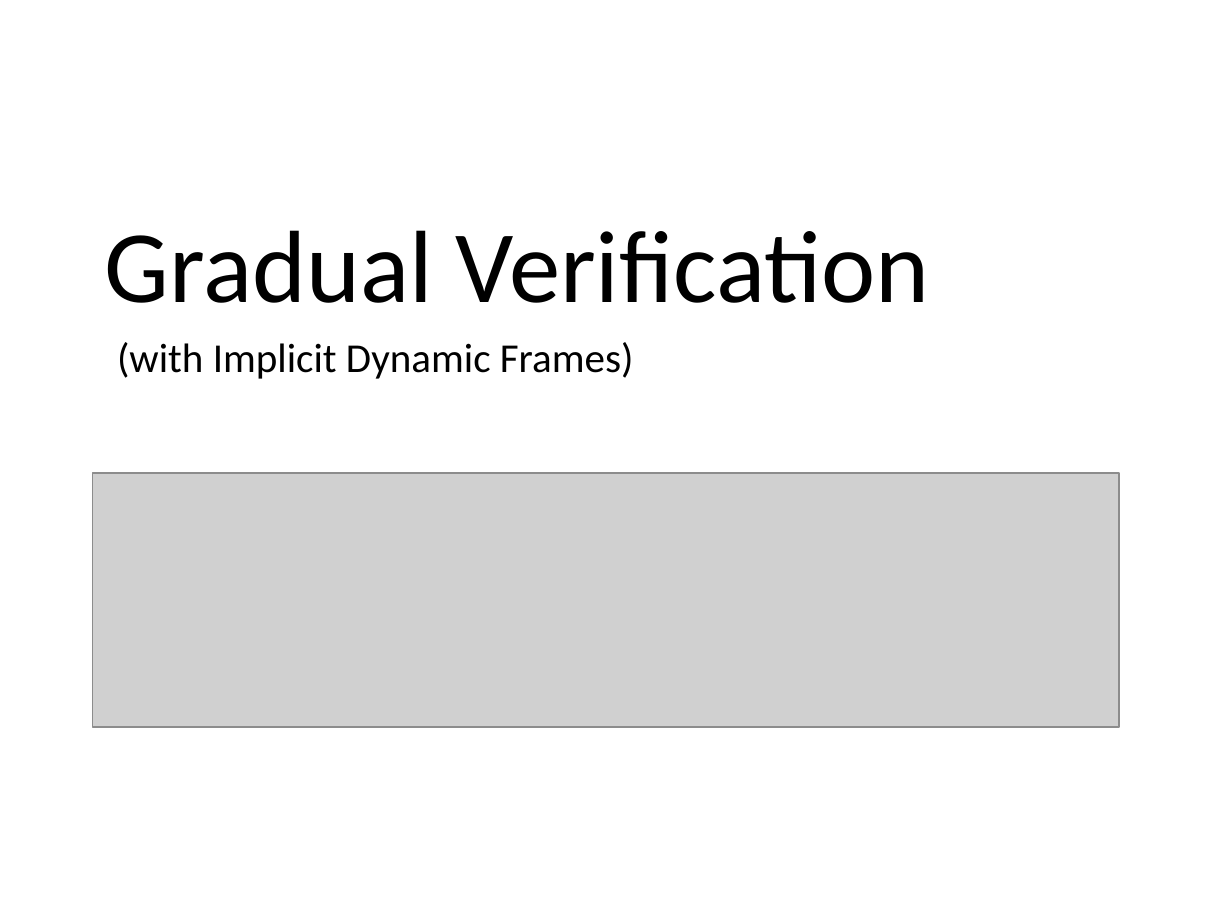
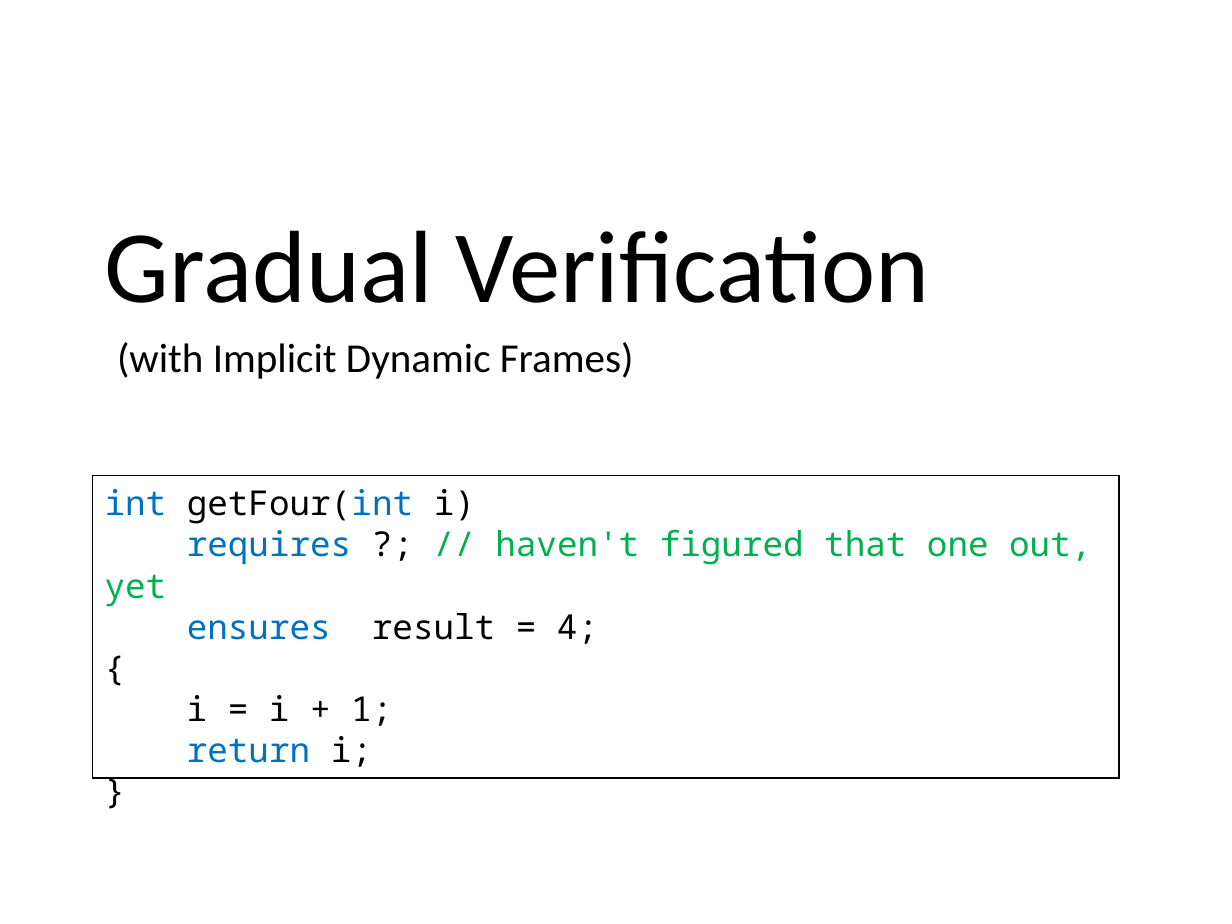
Before and after one commit to olydis/GradVerThesis, a slide deck: slide 2 of presentation/PLunch.pptm. Drawn at 1232x924 pixels with LibreOffice and Linux fonts; fonts in the diff are those of the drawing; grey boxes stand for pictures. Boxes give left, top, right and bottom in pixels: in the first picture for what was removed or moved away, otherwise in the second. Text is boxed around its words. In the diff, an @@ line names an element or a change of style, - is before the commit and + after.

```diff
--- a/presentation/PLunch.pptm
+++ b/presentation/PLunch.pptm
@@ picture removed at [92,473,1119,727] @@
@@ rectangle added at [92,476,1119,779], fill #FFFFFF, outline #000000 1 pt, 20 pt, text #000000 @@
+int getFour(int i)
+requires ?; // haven't figured that one out, yet
+ensures result = 4;
+{
+i = i + 1;
+return i;
+}
```
Also in this commit, not shown: 39 other slides changed, 5 slides added, 4 slides removed.
